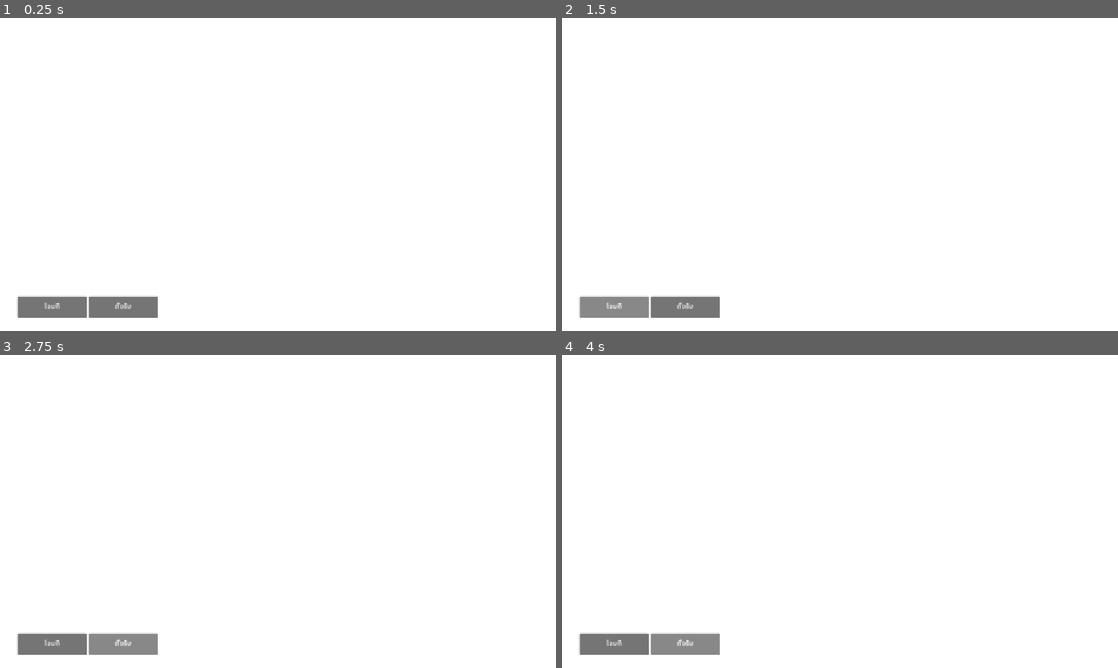
Above: before the commit, frames 1-4 (two rows, left to right).
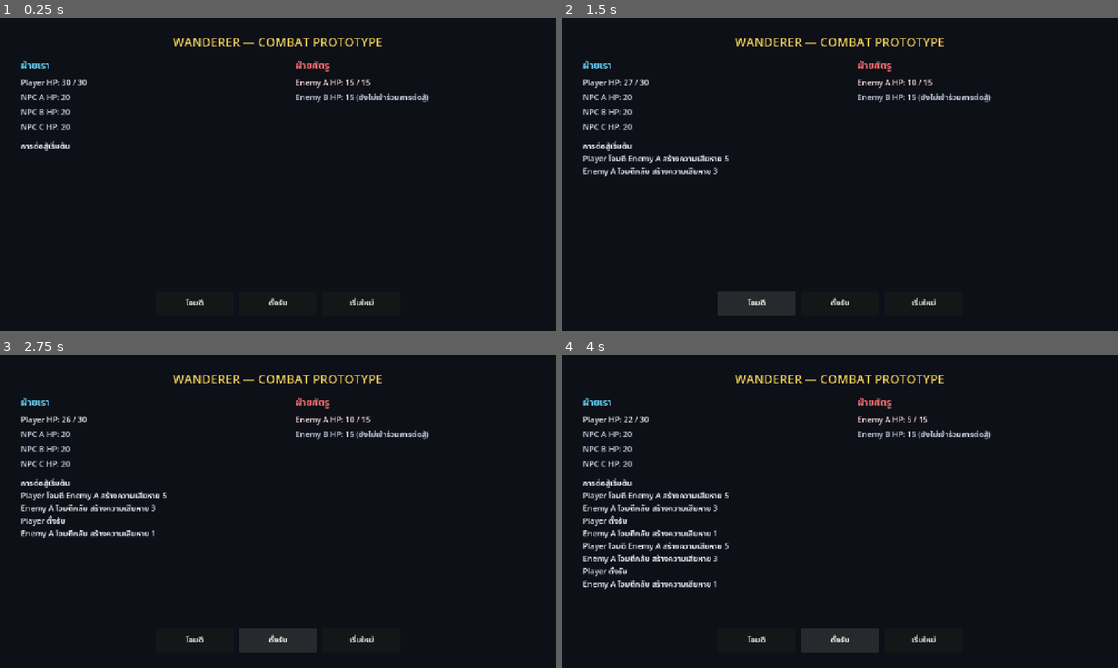
Above: after the commit, the same moments.

Repository: shanwinder/wanderer
Game: Godot game, scene res://scenes/combat/combat_prototype.tscn
Same seed, same stepped clock (60 frames per second), same inputs: the game is played once before the commit and once after it.
Inputs (mouse positions are in pixels of both pictures, inside the frame that each line leads up to):
- Up to frame 1 (0.25 s): no input
- Up to frame 2 (1.5 s): click (923, 302) at 0.5 s, where only the run after the commit has a clickable "เริ่มใหม่"; click "โจมตี" at 1.25 s
- Up to frame 3 (2.75 s): click "ตั้งรับ" at 2 s
- Up to frame 4 (4 s): click "โจมตี" at 2.75 s; click "ตั้งรับ" at 3.5 s

The runs differ from the first frame. In frame 1, 100% of the frame differs, in the area x 0-100%, y 0-100%; in frame 2, 100%; in frame 3, 100%; in frame 4, 100%.

Commit message:
Fix combat prototype visibility and add restart button

Diff:
--- a/scenes/combat/combat_prototype.tscn
+++ b/scenes/combat/combat_prototype.tscn
@@ -18,6 +18,8 @@
 anchor_bottom = 1.0
 grow_horizontal = 2
 grow_vertical = 2
+mouse_filter = 2
+color = Color(0.055, 0.065, 0.09, 1)
 
 [node name="MainMargin" type="MarginContainer" parent="." unique_id=511246282]
 layout_mode = 1
@@ -26,77 +28,115 @@
 anchor_bottom = 1.0
 grow_horizontal = 2
 grow_vertical = 2
-theme_override_constants/margin_left = 40
-theme_override_constants/margin_top = 30
-theme_override_constants/margin_right = 40
-theme_override_constants/margin_bottom = 30
+theme_override_constants/margin_left = 48
+theme_override_constants/margin_top = 36
+theme_override_constants/margin_right = 48
+theme_override_constants/margin_bottom = 36
 
 [node name="MainVBox" type="VBoxContainer" parent="MainMargin" unique_id=1677311996]
 layout_mode = 2
+theme_override_constants/separation = 18
 
 [node name="TitleLabel" type="Label" parent="MainMargin/MainVBox" unique_id=513124893]
 layout_mode = 2
+theme_override_colors/font_color = Color(0.95, 0.82, 0.35, 1)
+theme_override_font_sizes/font_size = 28
 text = "WANDERER — COMBAT PROTOTYPE"
 horizontal_alignment = 1
 
 [node name="BattleRow" type="HBoxContainer" parent="MainMargin/MainVBox" unique_id=1305215973]
 layout_mode = 2
+theme_override_constants/separation = 80
 
 [node name="AlliesPanel" type="VBoxContainer" parent="MainMargin/MainVBox/BattleRow" unique_id=1955947393]
 layout_mode = 2
 size_flags_horizontal = 3
+theme_override_constants/separation = 8
 
 [node name="AlliesTitle" type="Label" parent="MainMargin/MainVBox/BattleRow/AlliesPanel" unique_id=712994465]
 layout_mode = 2
+theme_override_colors/font_color = Color(0.4, 0.85, 1, 1)
+theme_override_font_sizes/font_size = 22
 text = "ฝ่ายเรา"
 
 [node name="PlayerLabel" type="Label" parent="MainMargin/MainVBox/BattleRow/AlliesPanel" unique_id=1803815808]
 layout_mode = 2
-text = "Player HP: 30"
+theme_override_colors/font_color = Color(0.95, 0.97, 1, 1)
+theme_override_font_sizes/font_size = 18
+text = "Player HP: 30 / 30"
 
 [node name="NpcALabel" type="Label" parent="MainMargin/MainVBox/BattleRow/AlliesPanel" unique_id=530299848]
 layout_mode = 2
+theme_override_colors/font_color = Color(0.78, 0.82, 0.9, 1)
+theme_override_font_sizes/font_size = 18
 text = "NPC A HP: 20"
 
 [node name="NpcBLabel" type="Label" parent="MainMargin/MainVBox/BattleRow/AlliesPanel" unique_id=1047100755]
 layout_mode = 2
+theme_override_colors/font_color = Color(0.78, 0.82, 0.9, 1)
+theme_override_font_sizes/font_size = 18
 text = "NPC B HP: 20"
 
 [node name="NpcCLabel" type="Label" parent="MainMargin/MainVBox/BattleRow/AlliesPanel" unique_id=894493098]
 layout_mode = 2
+theme_override_colors/font_color = Color(0.78, 0.82, 0.9, 1)
+theme_override_font_sizes/font_size = 18
 text = "NPC C HP: 20"
 
 [node name="EnemiesPanel" type="VBoxContainer" parent="MainMargin/MainVBox/BattleRow" unique_id=2050878647]
 layout_mode = 2
 size_flags_horizontal = 3
+theme_override_constants/separation = 8
 
 [node name="EnemiesTitle" type="Label" parent="MainMargin/MainVBox/BattleRow/EnemiesPanel" unique_id=299678655]
 layout_mode = 2
+theme_override_colors/font_color = Color(1, 0.45, 0.45, 1)
+theme_override_font_sizes/font_size = 22
 text = "ฝ่ายศัตรู"
 
 [node name="EnemyALabel" type="Label" parent="MainMargin/MainVBox/BattleRow/EnemiesPanel" unique_id=1598278326]
 layout_mode = 2
-text = "Enemy A HP: 15"
+theme_override_colors/font_color = Color(1, 0.88, 0.88, 1)
+theme_override_font_sizes/font_size = 18
+text = "Enemy A HP: 15 / 15"
 
 [node name="EnemyBLabel" type="Label" parent="MainMargin/MainVBox/BattleRow/EnemiesPanel" unique_id=405565005]
 layout_mode = 2
-text = "Enemy B HP: 15"
+theme_override_colors/font_color = Color(0.78, 0.82, 0.9, 1)
+theme_override_font_sizes/font_size = 18
+text = "Enemy B HP: 15 (ยังไม่เข้าร่วมการต่อสู้)"
 
 [node name="CombatLog" type="RichTextLabel" parent="MainMargin/MainVBox" unique_id=1741777773]
-custom_minimum_size = Vector2(0, 180)
+custom_minimum_size = Vector2(0, 260)
 layout_mode = 2
 size_flags_vertical = 3
+theme_override_colors/default_color = Color(0.92, 0.94, 1, 1)
+theme_override_colors/font_shadow_color = Color(0, 0, 0, 0.65)
+theme_override_constants/shadow_offset_x = 1
+theme_override_constants/shadow_offset_y = 1
+theme_override_font_sizes/normal_font_size = 18
+scroll_following = true
 text = "การต่อสู้เริ่มต้น"
 
 [node name="ActionRow" type="HBoxContainer" parent="MainMargin/MainVBox" unique_id=1867455997]
 layout_mode = 2
+theme_override_constants/separation = 12
+alignment = 1
 
 [node name="AttackButton" type="Button" parent="MainMargin/MainVBox/ActionRow" unique_id=1513328937]
-custom_minimum_size = Vector2(160, 50)
+custom_minimum_size = Vector2(180, 56)
 layout_mode = 2
+theme_override_font_sizes/font_size = 18
 text = "โจมตี"
 
 [node name="DefendButton" type="Button" parent="MainMargin/MainVBox/ActionRow" unique_id=647065446]
-custom_minimum_size = Vector2(160, 50)
+custom_minimum_size = Vector2(180, 56)
 layout_mode = 2
+theme_override_font_sizes/font_size = 18
 text = "ตั้งรับ"
+
+[node name="RestartButton" type="Button" parent="MainMargin/MainVBox/ActionRow"]
+custom_minimum_size = Vector2(180, 56)
+layout_mode = 2
+theme_override_font_sizes/font_size = 18
+text = "เริ่มใหม่"
